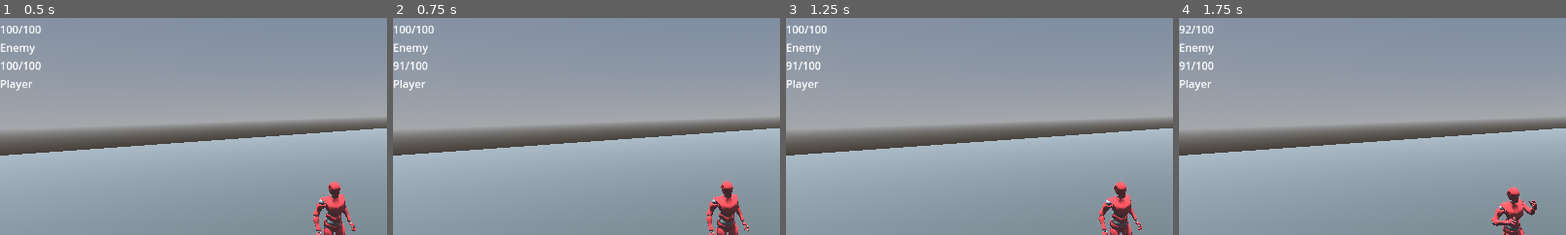
Above: before the commit, frames 1-4 (left to right).
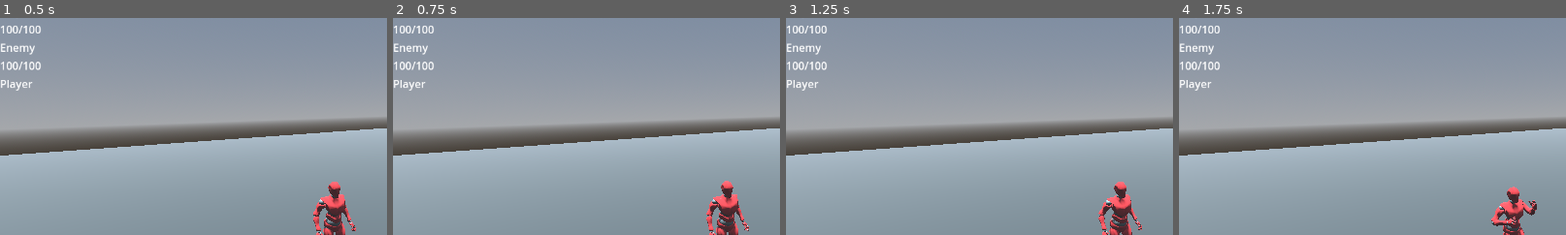
Above: after the commit, the same moments.

Repository: Cute-Fame-Studio/3D-TurnBasedCombat
Game: Godot game, scene res://maps/battle_scenes/test.tscn
The game is run twice, just before and just after one commit, with the same random seed, the same clock (stepped at 60 frames per second) and the same inputs.
Inputs (mouse positions are % of the whole screen's width and height, from its top left):
- Up to frame 1 (0.5 s): no input
- Up to frame 2 (0.75 s): click "Attack" at 0.5 s
- Up to frame 3 (1.25 s): no input
- Up to frame 4 (1.75 s): move the mouse to (72, 45) at 1.27 s; click (72, 45) at 1.42 s
The pictures show only the part of the screen within x 0-50%, y 7-57%; the shares and areas given below are measured in that part.

Frame 1 is identical in both runs. In frame 2, 0.2% of the frame differs, in the area x 0-11%, y 20-25%; in frame 3, 0.2%; in frame 4, 0.4%, in the area x 0-11%, y 3-25%.

Commit message:
Basic formula
Starter damage formula
Starter element alignment/wheel

Diff:
--- a/assets/PlayerData.gd
+++ b/assets/PlayerData.gd
@@ -6,3 +6,14 @@
 @export var attack: int = 10
 @export var defense: int = 5
 @export var speed: int = 5
+@export var element: Elements
+
+enum Elements
+{
+    UNASPECTED = 0,
+    EARTH = 1,
+    AIR = 2,
+    FIRE = 3,
+    WATER = 4,
+    ENDLIST
+}
--- a/battle-manager/battlemanager.gd
+++ b/battle-manager/battlemanager.gd
@@ -117,6 +117,7 @@
 	heal_calculation(user, user, amount)
 
 func damage_calculation(attacker, target, damage):
+	damage = Formulas.physical_damage(attacker, target, damage)
 	print("%s attacks %s for %d damage!" % [attacker.character_name, target.character_name, damage])
 	target.take_damage(damage)
 	update_hud()
--- /dev/null
+++ b/battle-manager/formulas.gd
@@ -0,0 +1,17 @@
+class_name Formulas
+
+static func physical_damage(attacker, target, damage) -> int:
+    var offense = attacker.PlayerData.attack + damage
+    var defense = target.PlayerData.defense
+    var total_damage = min(0, defense - offense)
+    return total_damage * element_wheel(attacker.PlayerData.element, target.PlayerData.element)
+
+static func element_wheel(attack_element, defend_element) -> float:
+    var multiplier = 1
+
+    if attack_element == defend_element + 1:
+        multiplier = 0.5
+    else: if attack_element == defend_element - 1:
+        multiplier = 2
+
+    return multiplier
